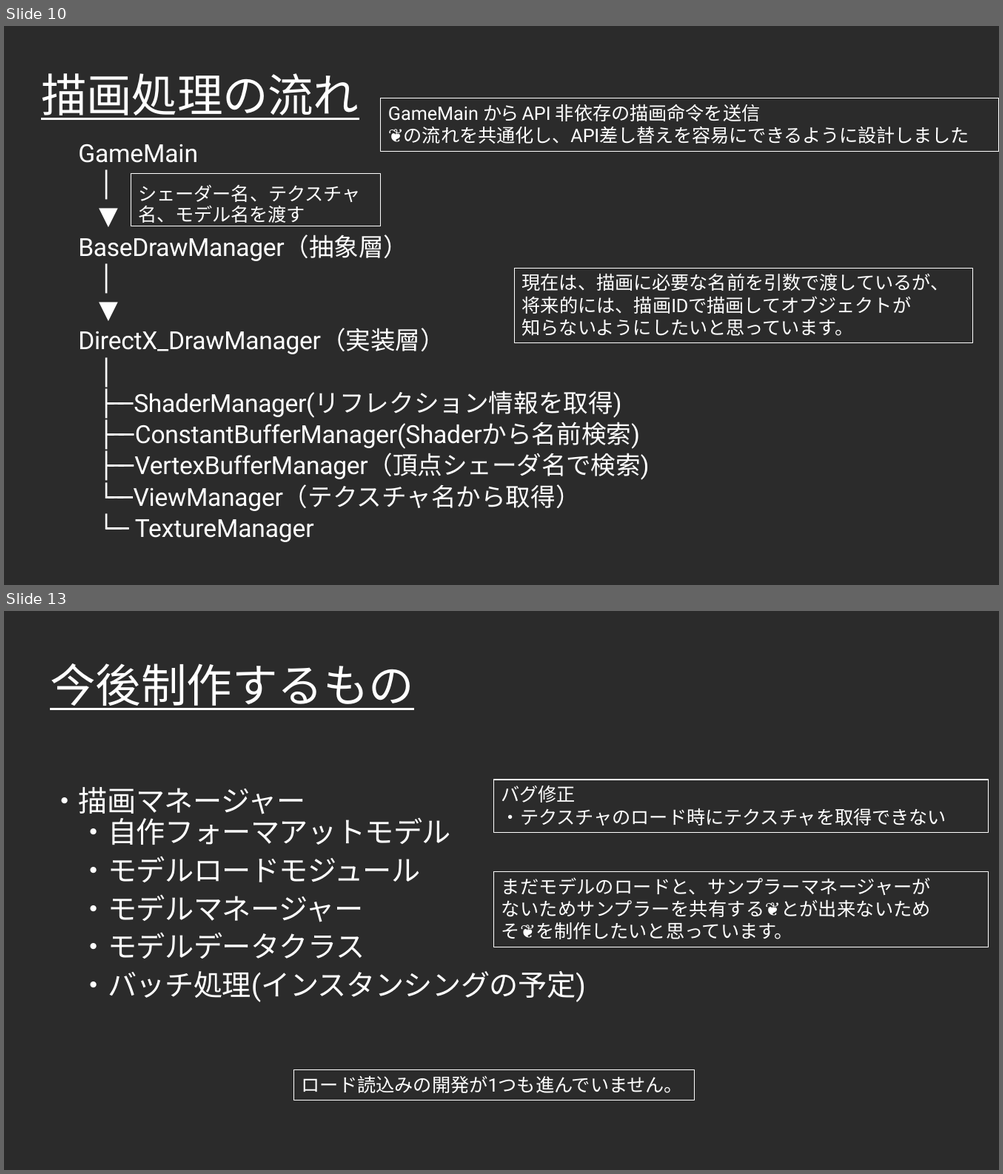
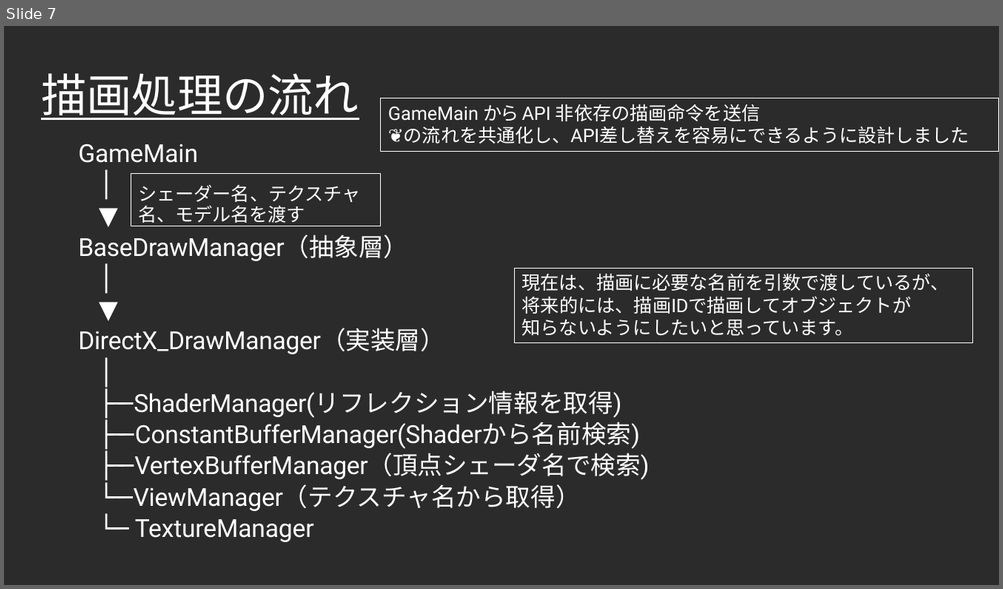
Before and after one commit to Takeshi0106/Action_Game, a slide deck: 作品詳細アピール.pptx. Shown one above the other, each under a label of ours: slides 10 and 13 before the commit, slide 7 after it; the slides between them are not shown. The pictures are 1003x1174 and 1003x589 pixels, drawn with LibreOffice and Linux fonts; fonts in the diff are those of the drawing; background and template pictures are left out; a plain dark background stands for a picture behind light text. Boxes give left, top, right and bottom in pixels: in the first picture for what was removed or moved away, otherwise in the second. Text is boxed around its words. In the diff, an @@ line names an element or a change of style, - is before the commit and + after.

Commit message:
アピールポイント更新

```diff
--- a/作品詳細アピール.pptx
+++ b/作品詳細アピール.pptx
@@ slide 13 removed at [4, 611, 999, 1170], background picture (left out) @@
@@ title removed at [50, 664, 414, 710] @@
-今後制作するもの
@@ text removed at [50, 787, 451, 959] @@
-・描画マネージャー
-・自作フォーマアットモデル
-・モデルロードモジュール
-・モデルマネージャー
-・モデルデータクラス
@@ rectangle removed at [494, 780, 988, 832] @@
-バグ修正
-・テクスチャのロード時にテクスチャを取得できない
@@ rectangle removed at [494, 872, 988, 948] @@
-まだモデルのロードと、サンプラーマネージャーがないためサンプラーを共有する❦とが出来ないためそ❦を制作したいと思っています。
@@ text removed at [79, 971, 586, 1002] @@
-・バッチ処理(インスタンシングの予定)
@@ rectangle removed at [293, 1071, 694, 1100] @@
-ロード読込みの開発が1つも進んでいません。
@@ what was slide 10 is now slide 7 @@
```
Also in this commit, not shown: 3 slides changed, 3 slides added, 4 other slides removed, 1 other file.
